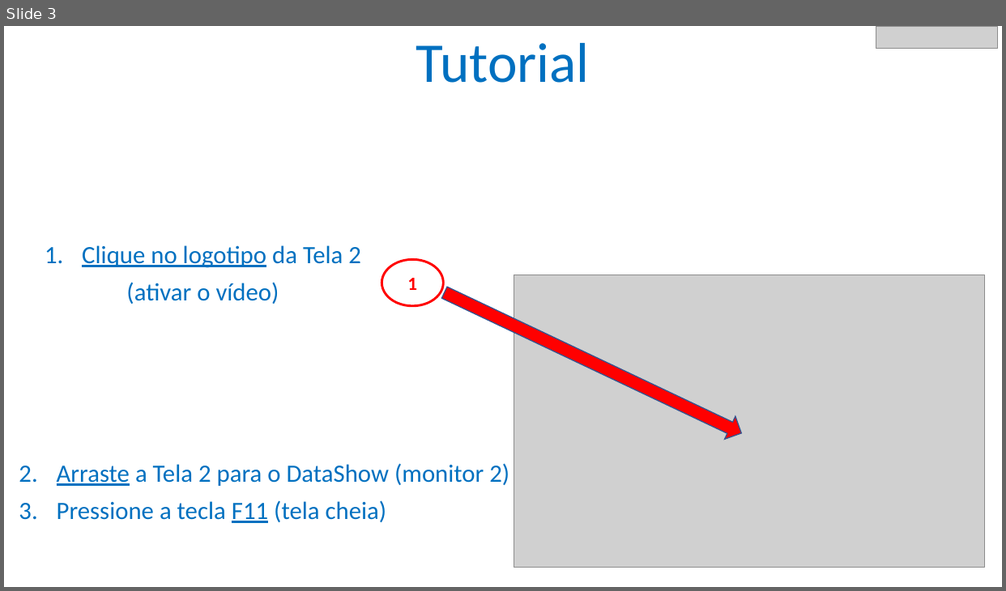
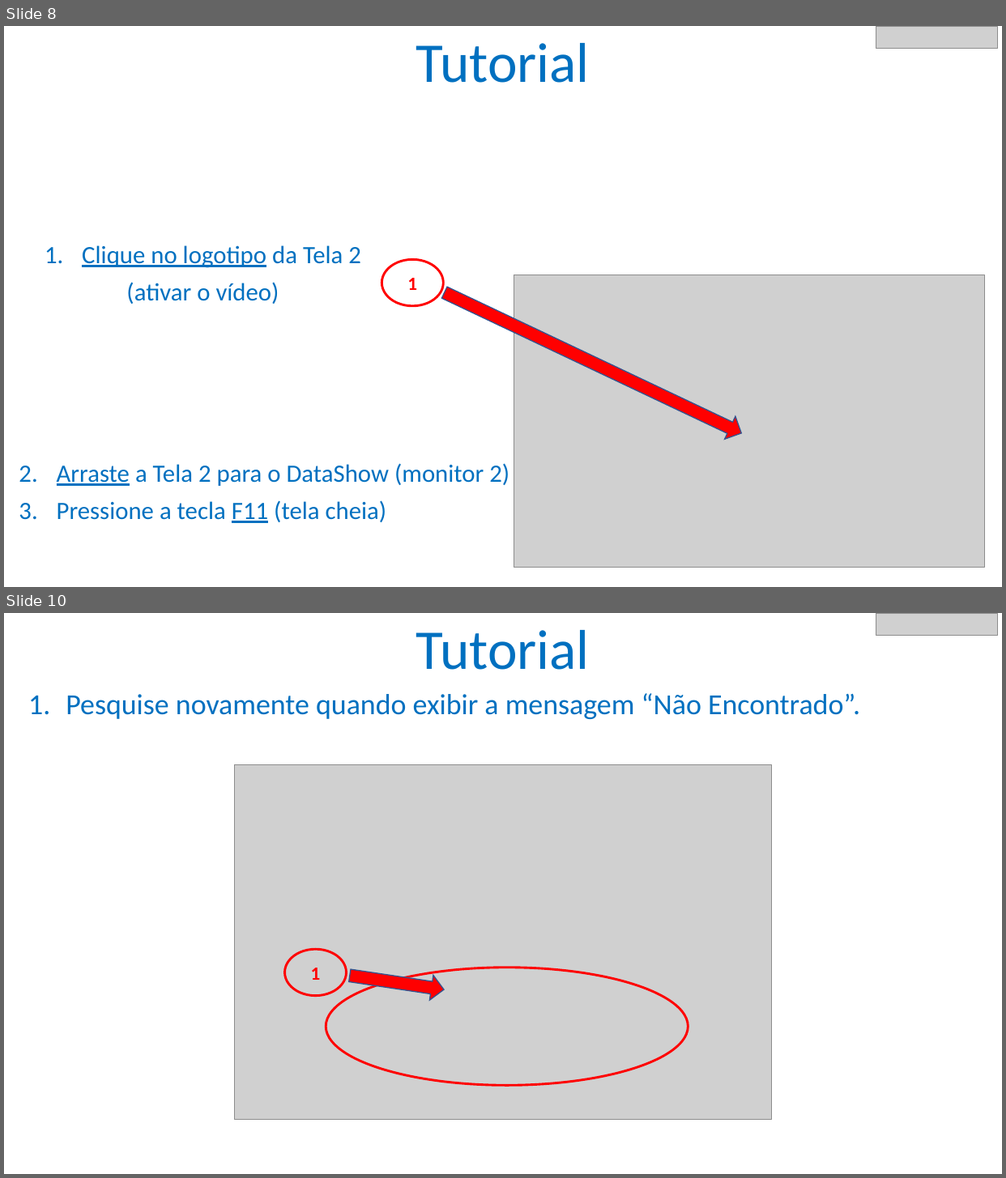
Before and after one commit to datashowcloud/datashow, a slide deck: help/help.pptx. Shown one above the other, each under a label of ours: slide 3 before the commit, slides 8 and 10 after it; the slides between them are not shown. The pictures are 1006x591 and 1006x1178 pixels, drawn with LibreOffice and Linux fonts; fonts in the diff are those of the drawing; grey boxes stand for pictures. Boxes give left, top, right and bottom in pixels: in the first picture for what was removed or moved away, otherwise in the second. Text is boxed around its words. In the diff, an @@ line names an element or a change of style, - is before the commit and + after.

```diff
--- a/help/help.pptx
+++ b/help/help.pptx
@@ slide 10 added at bbox=[4, 613, 1002, 1174], background #FFFFFF @@
@@ title added at bbox=[416, 630, 590, 670], 54 pt, text #0070C0 @@
+Tutorial
@@ picture added at bbox=[876, 614, 998, 636] @@
@@ text added at bbox=[66, 693, 860, 719], 28 pt, text #0070C0 @@
+1. Pesquise novamente quando exibir a mensagem “Não Encontrado”.
@@ picture added at bbox=[235, 765, 771, 1120] @@
@@ ellipse added at bbox=[285, 949, 346, 995], outline #FF0000 2.25 pt, 18 pt, text #FF0000, bold @@
+1
@@ ellipse added at bbox=[326, 968, 688, 1086], outline #FF0000 2.25 pt @@
@@ right arrow added at bbox=[347, 963, 445, 1003], fill #FF0000, outline #325491 1 pt @@
@@ what was slide 3 is now slide 8 @@
```
Also in this commit, not shown: 3 slides changed, 6 other slides added, 2 other files.
